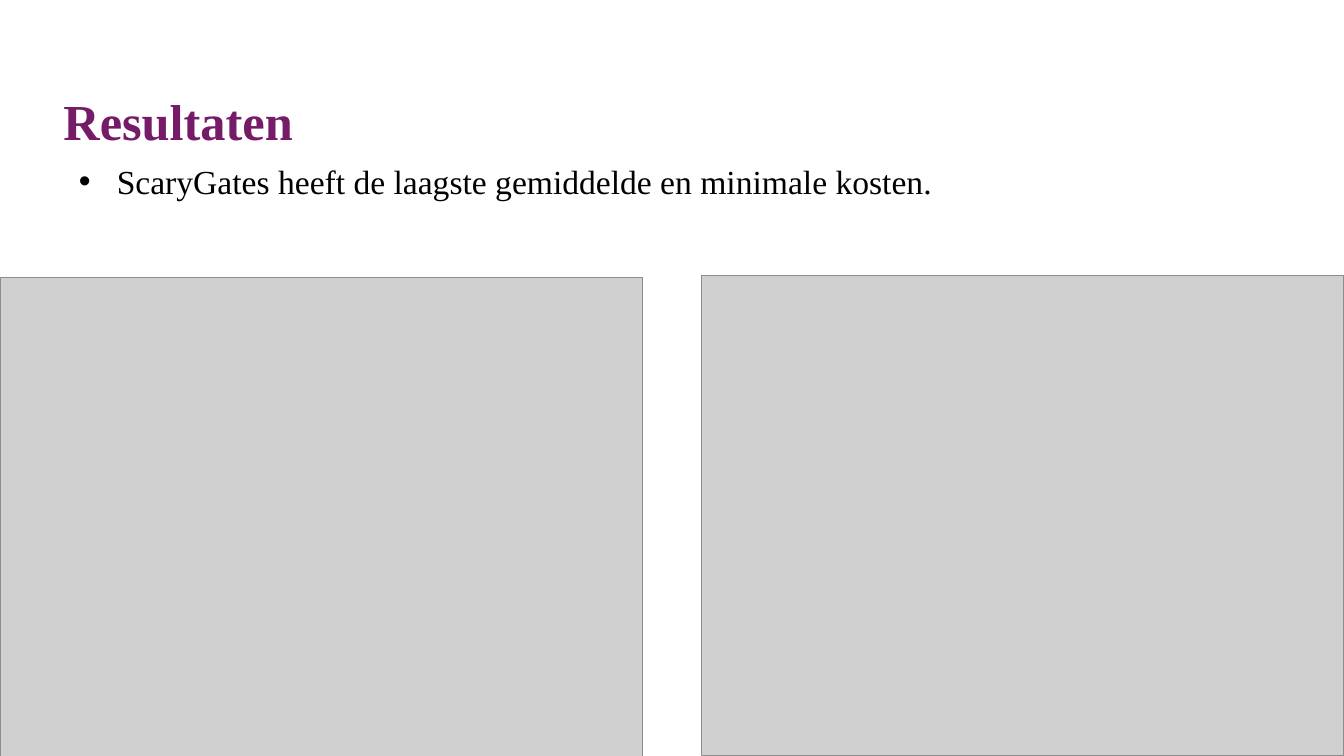
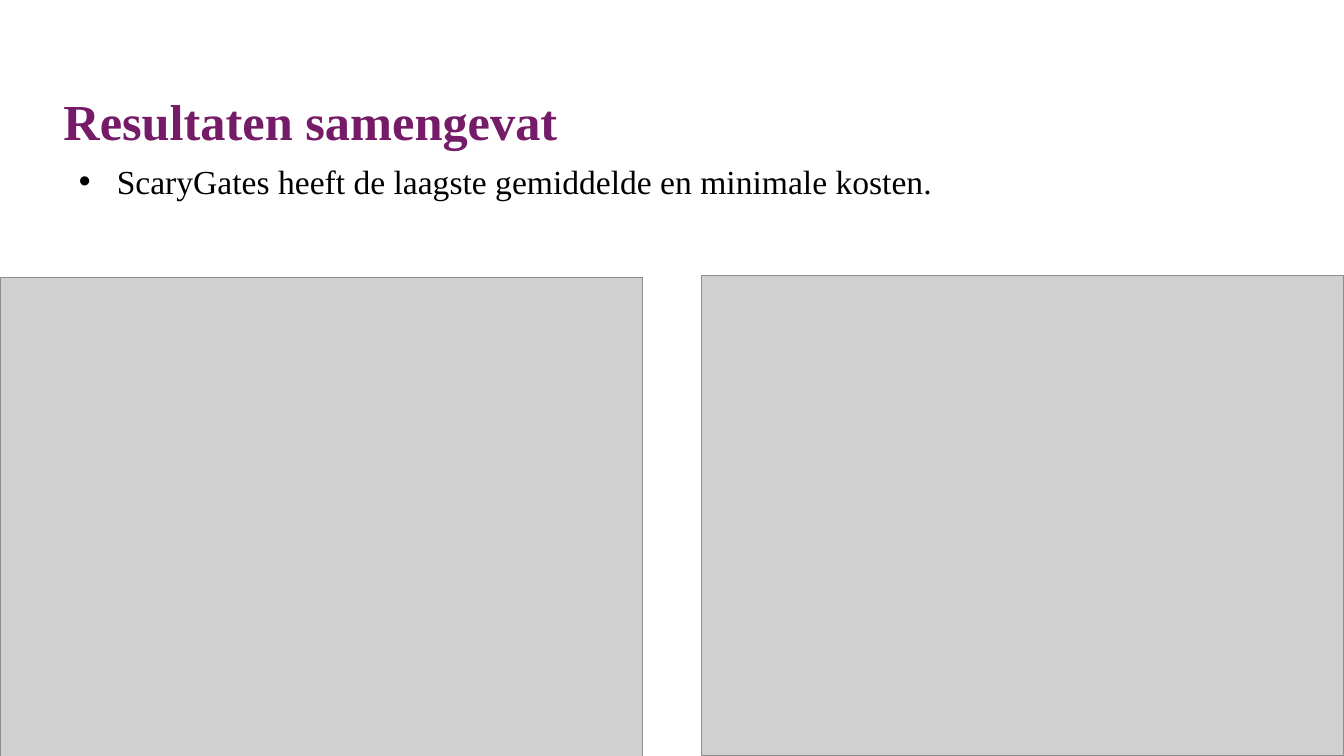
Before and after one commit to lisaeindhoven/chips-and-circuits, a slide deck: slide 23 of docs/Schutte_Eindhoven_vdLaan_C&C.pptx (slide 21 before the commit). Drawn at 1344x756 pixels with LibreOffice and Linux fonts; fonts in the diff are those of the drawing; grey boxes stand for pictures; background and template pictures are left out. Boxes give left, top, right and bottom in pixels: in the first picture for what was removed or moved away, otherwise in the second. Text is boxed around its words. In the diff, an @@ line names an element or a change of style, - is before the commit and + after.

```diff
--- a/docs/Schutte_Eindhoven_vdLaan_C&C.pptx
+++ b/docs/Schutte_Eindhoven_vdLaan_C&C.pptx
@@ text at (x1=63, y1=105, x2=557, y2=150): text changed @@
-Resultaten
+Resultaten samengevat
```
Also in this commit, not shown: 10 other slides changed, 3 slides added.
